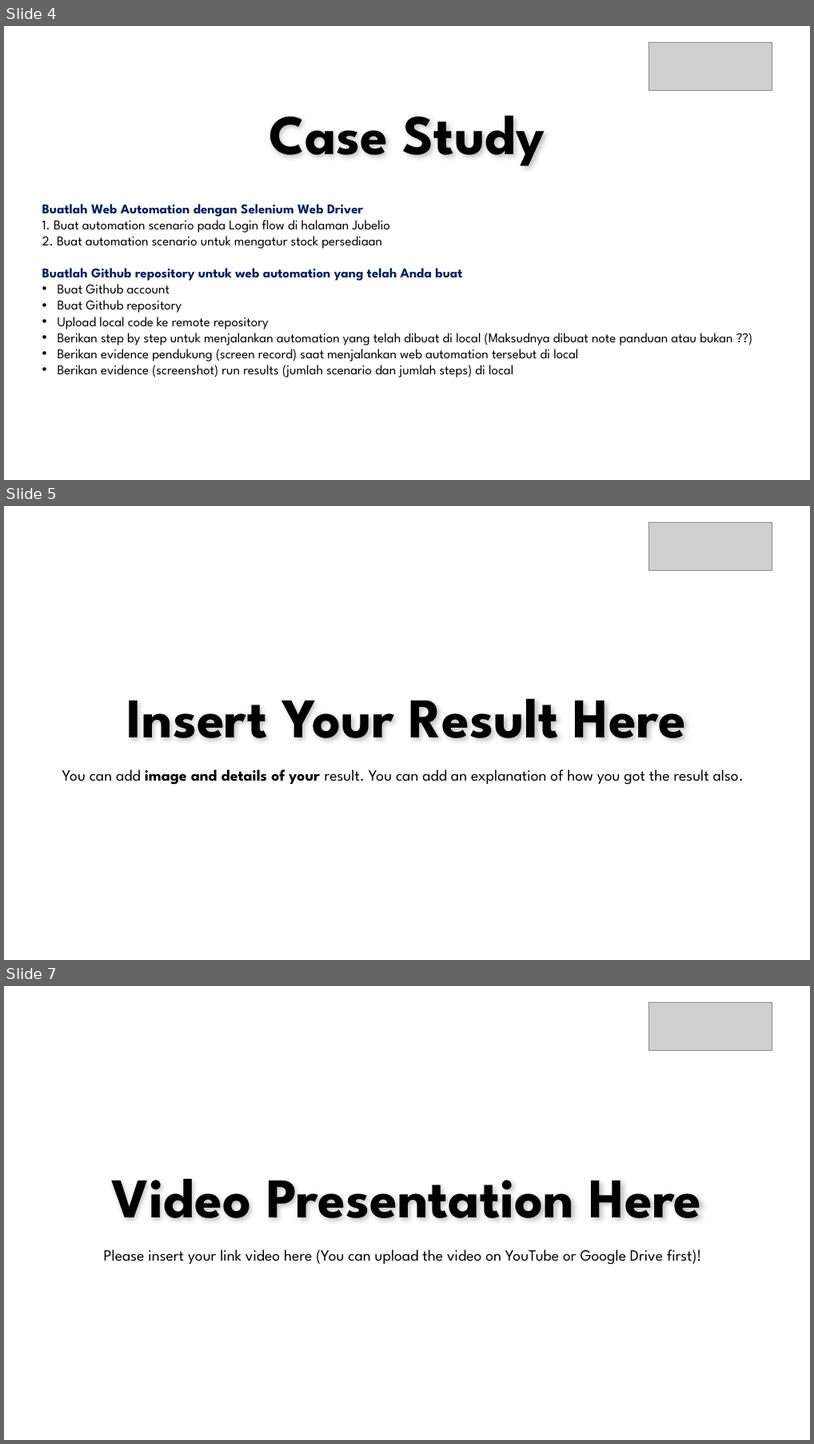
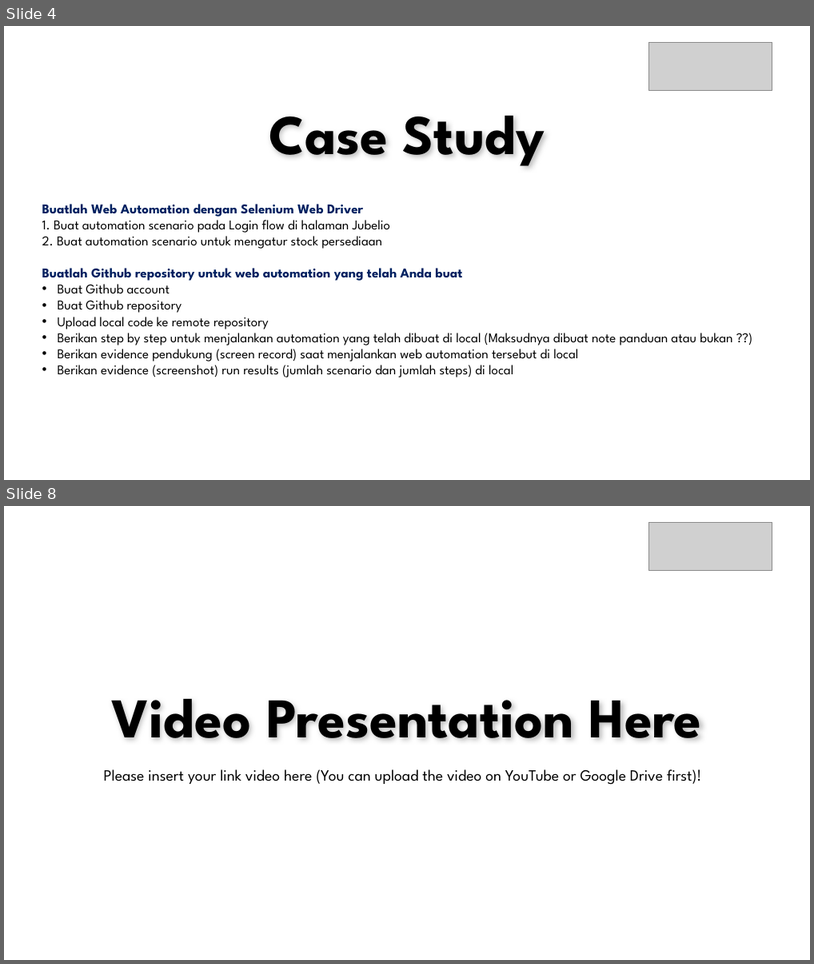
Before and after one commit to dandisatrio/vip_finaltask_jubelio_qa, a slide deck: FinalTask_Jubelio_QA_Bambang Satrio Gandhi.pptx. Shown one above the other, each under a label of ours: slides 4, 5 and 7 before the commit, slides 4 and 8 after it; the slides between them are not shown. The pictures are 814x1444 and 814x964 pixels, drawn with LibreOffice and Linux fonts; fonts in the diff are those of the drawing; grey boxes stand for pictures; background and template pictures are left out. Boxes give left, top, right and bottom in pixels: in the first picture for what was removed or moved away, otherwise in the second. Text is boxed around its words. In the diff, an @@ line names an element or a change of style, - is before the commit and + after.

```diff
--- a/FinalTask_Jubelio_QA_Bambang Satrio Gandhi.pptx
+++ b/FinalTask_Jubelio_QA_Bambang Satrio Gandhi.pptx
@@ slide 5 removed at box(4, 506, 810, 960), background picture (left out) @@
@@ picture removed at box(649, 522, 773, 570) @@
@@ text removed at box(127, 698, 686, 740) @@
-Insert Your Result Here
@@ text removed at box(62, 769, 744, 784) @@
-You can add image and details of your result. You can add an explanation of how you got the result also.
@@ what was slide 7 is now slide 8 @@
```
Also in this commit, not shown: 3 slides changed, 2 slides added.
